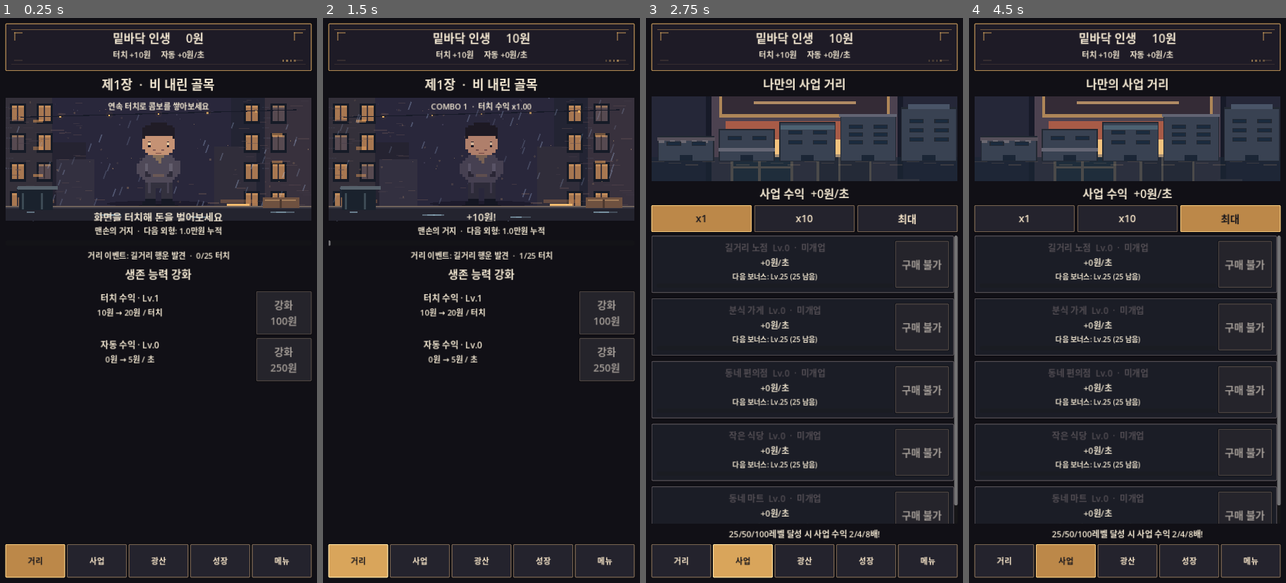
Above: before the commit, frames 1-4 (left to right).
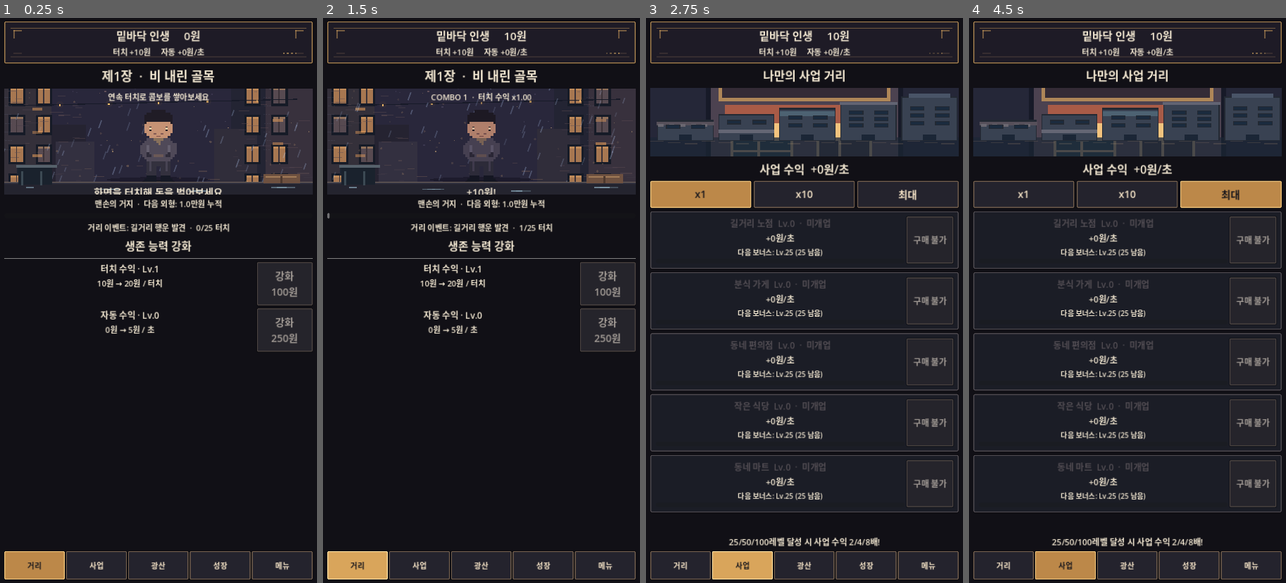
Above: after the commit, the same moments.

Repository: sungpil987/BottomLife-Reborn
Game: Godot game, scene res://scenes/Main.tscn
Two runs of this game, one before a commit and one after it. Both use one fixed random seed, a clock stepped at 60 frames per second and the inputs below.
Inputs (mouse positions are in pixels of both pictures, inside the frame that each line leads up to; where the layout moved, square brackets give the same spot in the first picture):
- Up to frame 1 (0.25 s): no input
- Up to frame 2 (1.5 s): click (481, 142) [481, 159] at 0.5 s; click "거리" at 1.25 s
- Up to frame 3 (2.75 s): click "사업" at 2 s
- Up to frame 4 (4.5 s): click "x1" at 2.75 s; click "x10" at 3.5 s; click "최대" at 4.25 s

The runs differ from the first frame. In frame 1, 18% of the frame differs, in the area x 1-99%, y 0-100%; in frame 2, 17%; in frame 3, 30%; in frame 4, 29%.

Commit message:
v7.0 mobile layout pass: compact fixed chrome, more gameplay space and readable business controls

Diff:
--- a/scripts/main.gd
+++ b/scripts/main.gd
@@ -226,6 +226,7 @@
 	label.add_theme_color_override("font_color", Color("#f2e7d1"))
 	label.horizontal_alignment = HORIZONTAL_ALIGNMENT_CENTER
 	label.autowrap_mode = TextServer.AUTOWRAP_WORD_SMART
+	label.clip_text = false
 	return label
 
 func panel_style(bg: Color, outline: Color, radius: int = 16) -> StyleBoxFlat:
@@ -304,14 +305,14 @@
 	add_child(bg)
 	var outer := VBoxContainer.new()
 	outer.set_anchors_and_offsets_preset(Control.PRESET_FULL_RECT)
-	outer.offset_left = 12.0
-	outer.offset_right = -12.0
-	outer.offset_top = 12.0
-	outer.offset_bottom = -12.0
-	outer.add_theme_constant_override("separation", 8)
+	outer.offset_left = 10.0
+	outer.offset_right = -10.0
+	outer.offset_top = 8.0
+	outer.offset_bottom = -8.0
+	outer.add_theme_constant_override("separation", 6)
 	add_child(outer)
 	var top := PanelContainer.new()
-	top.custom_minimum_size.y = 108
+	top.custom_minimum_size.y = 88
 	top.add_theme_stylebox_override("panel", panel_style(Color("#1e1b26"), Color("#ad8652"), 2))
 	outer.add_child(top)
 	var top_box := VBoxContainer.new()
@@ -322,7 +323,7 @@
 	hud_frame.set_anchors_and_offsets_preset(Control.PRESET_FULL_RECT)
 	hud_frame.mouse_filter = Control.MOUSE_FILTER_IGNORE
 	top.add_child(hud_frame)
-	header = make_label("", 27)
+	header = make_label("", 25)
 	top_box.add_child(header)
 	income_label = make_label("", 18)
 	top_box.add_child(income_label)
@@ -331,15 +332,15 @@
 	content.add_theme_constant_override("separation", 8)
 	outer.add_child(content)
 	var bottom := HBoxContainer.new()
-	bottom.custom_minimum_size.y = 76
-	bottom.add_theme_constant_override("separation", 4)
+	bottom.custom_minimum_size.y = 64
+	bottom.add_theme_constant_override("separation", 3)
 	outer.add_child(bottom)
 	var tabs := ["거리", "사업", "광산", "성장", "메뉴"]
 	for i in range(tabs.size()):
 		var b := make_button(tabs[i])
 		b.size_flags_horizontal = Control.SIZE_EXPAND_FILL
-		b.add_theme_font_size_override("font_size", 18)
-		b.custom_minimum_size.y = 72
+		b.add_theme_font_size_override("font_size", 17)
+		b.custom_minimum_size.y = 62
 		decorate_button(b, i == current_tab)
 		b.pressed.connect(change_tab.bind(i))
 		bottom.add_child(b)
@@ -568,7 +569,7 @@
 		notice.add_theme_color_override("font_color", Color("#f7d38a"))
 		content.add_child(notice)
 	var business_stage := Control.new()
-	business_stage.custom_minimum_size.y = 192
+	business_stage.custom_minimum_size.y = 156
 	business_stage.clip_contents = true
 	content.add_child(business_stage)
 	var art := TextureRect.new()
@@ -606,7 +607,7 @@
 		call_deferred("restore_detail_scroll", scroll, detail_scroll_position)
 	var rows := VBoxContainer.new()
 	rows.size_flags_horizontal = Control.SIZE_EXPAND_FILL
-	rows.add_theme_constant_override("separation", 12)
+	rows.add_theme_constant_override("separation", 8)
 	scroll.add_child(rows)
 	for i in range(BUSINESS_NAMES.size()):
 		var panel := PanelContainer.new()
@@ -636,7 +637,8 @@
 		var count := business_purchase_count(i)
 		var cost := business_purchase_cost(i, count)
 		var button := make_button("확장 x%d\n%s원" % [count, number(cost)] if count > 0 else "구매 불가")
-		button.custom_minimum_size = Vector2(122, 78)
+		button.custom_minimum_size = Vector2(106, 66)
+		button.add_theme_font_size_override("font_size", 19)
 		button.disabled = count == 0
 		button.pressed.connect(buy_business.bind(i))
 		row.add_child(button)
@@ -905,7 +907,7 @@
 	if next_mine_rebirth_requirement() > rebirth_count:
 		content.add_child(make_label("다음 지역 잠김 · 환생 %d회 필요" % next_mine_rebirth_requirement(), 20))
 	var stage := Control.new()
-	stage.custom_minimum_size.y = 170
+	stage.custom_minimum_size.y = 152
 	stage.clip_contents = true
 	content.add_child(stage)
 	var art := TextureRect.new()
@@ -1064,7 +1066,7 @@
 	scroll.horizontal_scroll_mode = ScrollContainer.SCROLL_MODE_DISABLED
 	var inner := VBoxContainer.new()
 	inner.size_flags_horizontal = Control.SIZE_EXPAND_FILL
-	inner.add_theme_constant_override("separation", 8)
+	inner.add_theme_constant_override("separation", 7)
 	var existing := content.get_children()
 	content.add_child(scroll)
 	scroll.add_child(inner)
@@ -1128,7 +1130,7 @@
 	if offline_report != "":
 		content.add_child(make_label(offline_report, 19))
 	var scene_area := Control.new()
-	scene_area.custom_minimum_size.y = 280
+	scene_area.custom_minimum_size.y = 240
 	scene_area.size_flags_vertical = Control.SIZE_SHRINK_BEGIN
 	scene_area.clip_contents = true
 	content.add_child(scene_area)
